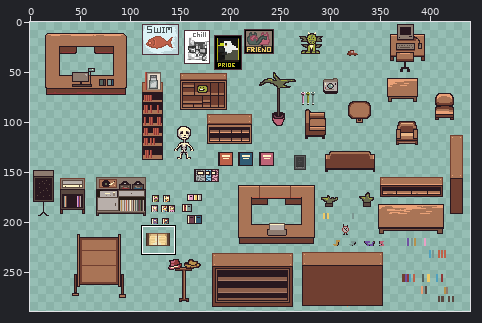
Two versions of one sprite sheet, assets/sprites/objects/sheet_B&N_NEWEST.png. The first picture is a wide view before the edit; the outline marks the close-up.
Close-up. First the earlier version:
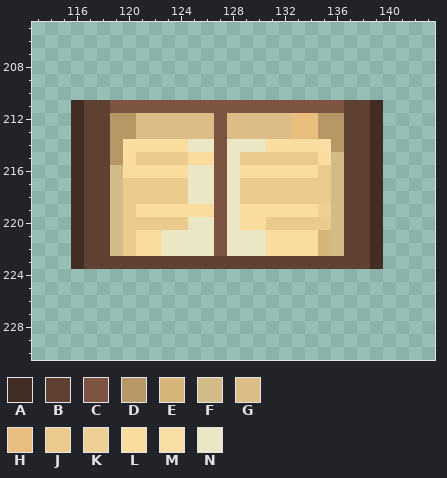
The file is 443x293 pixels. Colours within 5 levels of each other are drawn and written as one. Shown: x 113..143, y 205..230. The wide view leaves out empty margins. The commit also changed other parts of the picture, which this record leaves out.
Palette (. is transparent): A #412d24  B #5f4134  C #7d5441  D #b79766  E #d5b578  F #d3bb88  G #dcbd87  H #e7be7e  J #eacb8b  K #eecf96  L #fadc9e  M #f8dda4  N #ebe7c4
Pixels before, first column x 116:
211 ABBCCCCCCCCCCCCCCCCCCBBA
212 ABBDDGGGGGGCGGGGGHHDDBBA
213 ABBDDGGGGGGCGGGGGHHDDBBA
214 ABBDLLLLLNNCNNNLLLLMDBBA
215 ABBDLJJJJLLCNJJJJJJLFBBA
216 ABBFLLLLLNNCNLLLLLLJFBBA
217 ABBFJJJJJNNCNJJJJJJJFBBA
218 ABBFJJJJJNNCNJJJJJJJFBBA
219 ABBFJLLLLLLCNLLLLLLKFBBA
220 ABBFJJJJJNNCNLLJJJJJFBBA
221 ABBFJLLNNNNCNNNLLLLEFBBA
222 ABBFJLLNNNNCNNNLLLLEFBBA
223 ABBBBBBBBBBBBBBBBBBBBBBA
Now the later version:
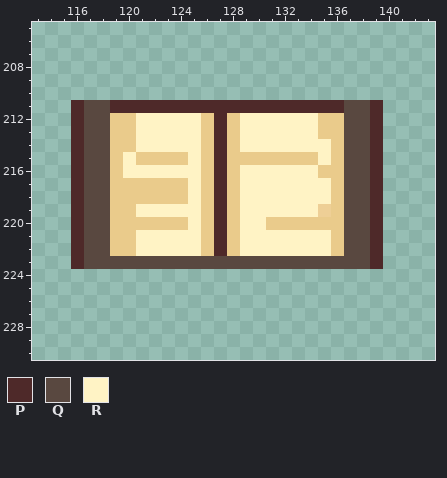
Colours new in this view: P #4e2929  Q #594840  R #fff3c5
Change:
Colour D gives way to colour J in rows 212 to 213 at x 119 to 120 and 135 to 136; in row 214 at x 119 and 136; in row 215 at x 119.
Colour F gives way to colour J in row 215 at x 136; in rows 216 to 222 at x 119 and 136.
Colour G gives way to colour J in rows 212 to 213 at x 126 and 128.
Colour L gives way to colour J in row 214 at x 120; in row 215 at x 126; in row 219 at x 126.
Colour N gives way to colour J in row 214 at x 126 and 128; in row 215 at x 128; in rows 216 to 218 at x 126 and 128; in row 219 at x 128; in rows 220 to 222 at x 126 and 128.
Colour A gives way to colour P in rows 211 to 223 at x 116 and 139.
Colour C gives way to colour P in row 211 at x 119 to 136; in rows 212 to 222 at x 127.
Colour B gives way to colour Q in rows 211 to 222 at x 117 to 118 and 137 to 138; in row 223 at x 117 to 138.
Colour E gives way to colour R in rows 221 to 222 at x 135.
Colour G gives way to colour R in rows 212 to 213 at x 121 to 125 and 129 to 132.
Colour H gives way to colour R in rows 212 to 213 at x 133 to 134.
Colour J gives way to colour R in rows 217 to 218 at x 129 to 135.
Colour L gives way to colour R in row 214 at x 121 to 124 and 131 to 134; in row 215 at x 120, 125 and 135; in row 216 at x 120 to 124 and 129 to 134; in row 219 at x 121 to 125 and 129 to 134; in row 220 at x 129 to 130; in rows 221 to 222 at x 121 to 122 and 131 to 134.
Colour M gives way to colour R in row 214 at x 135.
Colour N gives way to colour R in row 214 at x 125 and 129 to 130; in rows 216 to 218 at x 125; in row 220 at x 125; in rows 221 to 222 at x 123 to 125 and 129 to 130.
Boxes around the changes in both close-ups, in picture pixels (x1, y1, x2, y2):
changed: (71, 100, 383, 269)
